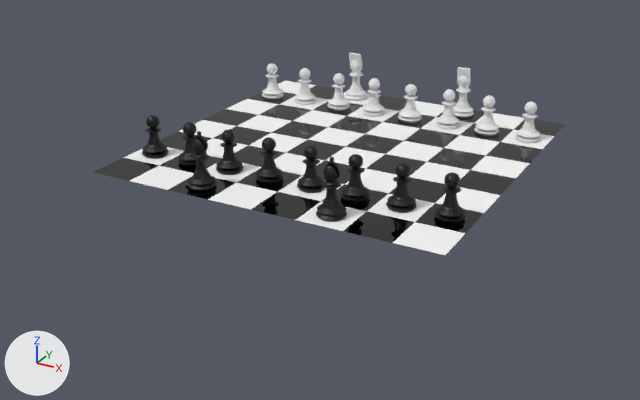
Renders of the Blender file Chess_Set/Models/ChessScene.blend from each side of a commit.
Rendered twice from a 50 mm lens placed at (8.7, -17.04, 7.05), pointed at (-0.26, -0.75, -1.1). Every picture has the same lights, and +X, +Y and +Z are marked at lower left.

Objects in the first picture: 'Bishop', 'Bishop.001', 'Bishop.003', 'Chess Board', 'Notch.002', 'Notch.003', 'Pawn', 'Pawn.002', 'Pawn.004', 'Pawn.005', 'Pawn.006', 'Pawn.007', 'Pawn.013', 'Pawn.015'.
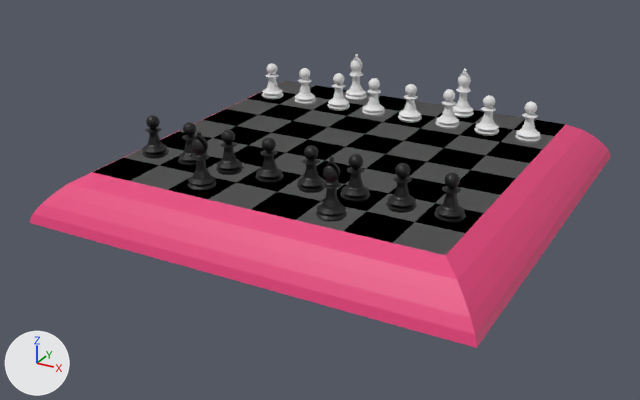
The change, as a diff of the scene's bpy script:
```diff
--- a/Chess_Set/Models/ChessScene.blend.py
+++ b/Chess_Set/Models/ChessScene.blend.py
@@ mat_wood @@
+mat_wood = principled_material('Wood')
+mat_wood.base_color = (0.8, 0.0532, 0.203)  # pink #e7417c
@@ me_chess_board @@
 # used by ob_chess_board; location = (0.0, 0.0, 0.0)
-me_chess_board.from_pydata(...)  # 144 vertices, 64 faces; spans x -4.0..4.0, y -4.0..4.0, z 0.0
+me_chess_board.from_pydata(...)  # 353 vertices, 384 faces; spans x -4.0..4.0, y -4.0..4.0, z 0.0
+# me_chess_board part 1
+# 64 faces are deleted
+# 193 vertices are added at x -4.0..4.0, y -4.0..4.0, z 0.0
+# 16 new vertices lie (1.0, 0.0, 0.0) away from vertices in x -4.0..2.0, y -3.0..3.0, z 0.0
+# 192 new faces join them, mat_black_checker (black #000000)
+# 192 new faces join them, mat_white_checker (white #ffffff)
 me_chess_board.materials.append(mat_white_checker)
@@ me_plane @@
+me_plane.from_pydata(...)  # 24 vertices, 21 faces; spans x -1.25..1.25, y -1.25..1.25, z -0.25..0.0
+me_plane.materials.append(mat_wood)  # its picture is missing
@@ ob_notch_002 @@
 ob_notch_002.scale = (0.184, -0.0298, -0.224)
+ob_notch_002.hide_set(True)
@@ ob_notch_003 @@
 ob_notch_003.scale = (0.184, -0.0298, -0.224)
+ob_notch_003.hide_set(True)
@@ ob_plane @@
+ob_plane = bpy.data.objects.new('Plane', me_plane)
+ob_plane.location = (0.0, 0.0, 0.0)
+ob_plane.scale = (4.0, 4.0, 4.0)
```

What differs and where, as boxes (x1, y1, x2, y2) in the pictures (640 x 400 px):
'Plane', added (pink)
    after: (29, 94, 611, 348)
'Notch.003', hidden
    before: (457, 67, 470, 86)
'Notch.002', hidden
    before: (349, 52, 362, 70)
part 1 of me_chess_board, built on
    both: (93, 81, 565, 255)
